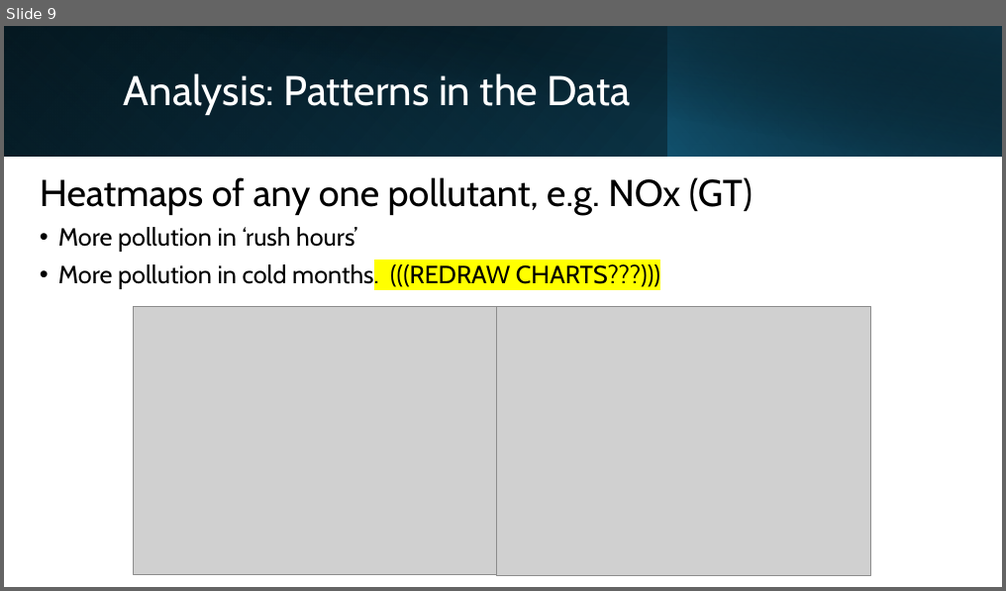
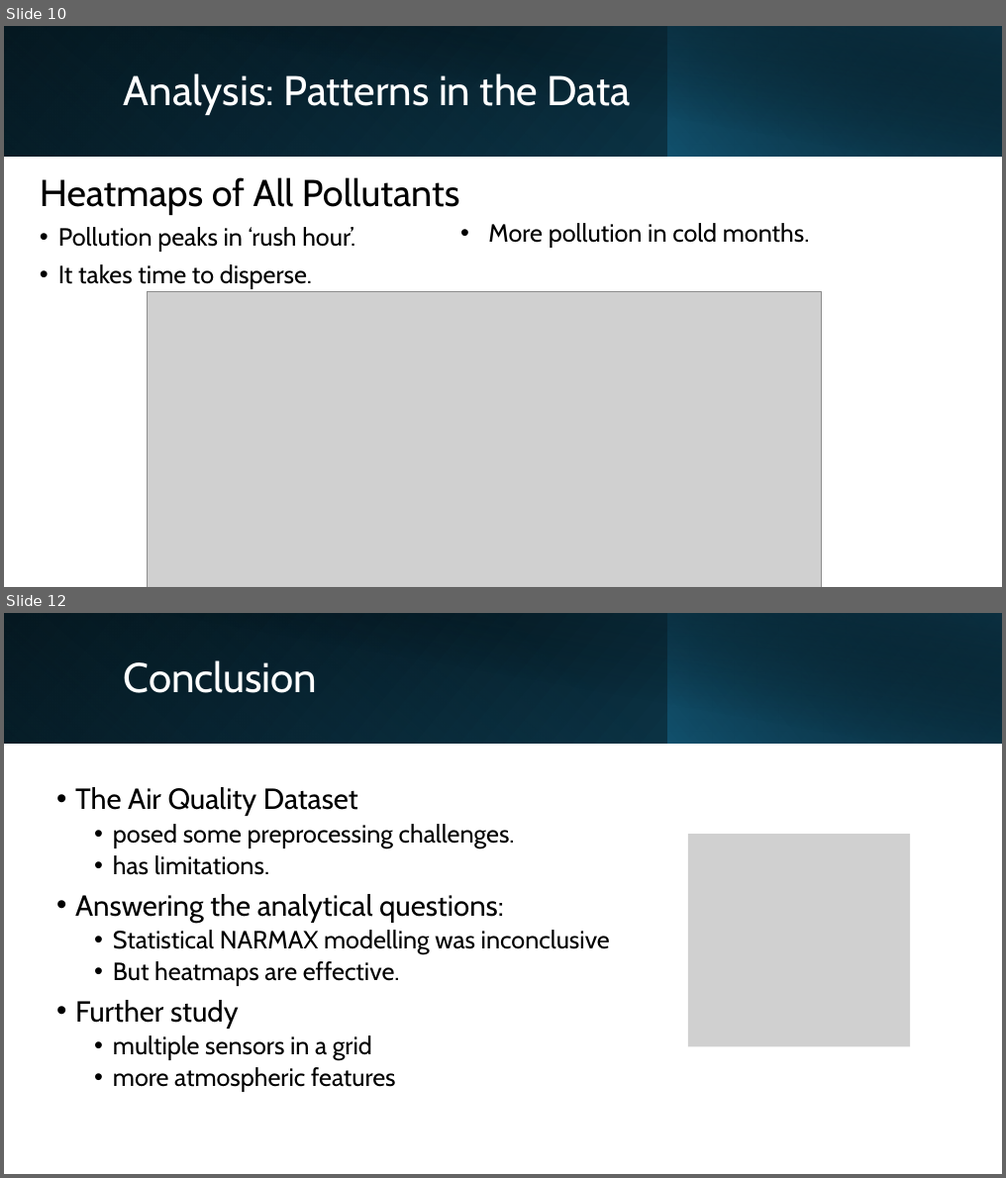
Before and after one commit to daemonchild/cardiffmet-dat5003-applied-datascience, a slide deck: DAT5003-S2_24-AirQuality-ST20285213-TomRowan_PRES1.pptx. Shown one above the other, each under a label of ours: slide 9 before the commit, slides 10 and 12 after it; the slides between them are not shown. The pictures are 1006x591 and 1006x1178 pixels, drawn with LibreOffice and Linux fonts; fonts in the diff are those of the drawing; grey boxes stand for pictures. Boxes give left, top, right and bottom in pixels: in the first picture for what was removed or moved away, otherwise in the second. Text is boxed around its words. In the diff, an @@ line names an element or a change of style, - is before the commit and + after.

```diff
--- a/DAT5003-S2_24-AirQuality-ST20285213-TomRowan_PRES1.pptx
+++ b/DAT5003-S2_24-AirQuality-ST20285213-TomRowan_PRES1.pptx
@@ slide 12 added at bbox=[4, 613, 1002, 1174], background #FFFFFF @@
@@ rectangle added at bbox=[4, 613, 1002, 744], fill gradient #000000 to #104862 @@
@@ rectangle added at bbox=[4, 613, 668, 744], fill gradient #156082 to #0B3041 @@
@@ rectangle added at bbox=[42, 613, 1002, 744], fill gradient #000000 to #0B3041 @@
@@ rectangle added at bbox=[668, 613, 1002, 744], fill gradient #156082 to #000000 @@
@@ title added at bbox=[124, 661, 317, 693], 40 pt, text #FFFFFF @@
+Conclusion
@@ text added at bbox=[75, 787, 610, 1092], 24 pt, text #000000 @@
+• The Air Quality Dataset
+  • posed some preprocessing challenges.
+  • has limitations.
+• Answering the analytical questions:
+  • Statistical NARMAX modelling was inconclusive
+  • But heatmaps are effective.
+• Further study
+  • multiple sensors in a grid
+  • more atmospheric features
@@ picture added at bbox=[688, 834, 911, 1048] @@
@@ what was slide 9 is now slide 10 @@
@@ slide 10 changed as well @@
@@ text at bbox=[40, 177, 460, 289]: text changed @@
-Heatmaps of any one pollutant, e.g. NOx (GT)
-• More pollution in ‘rush hours’
-• More pollution in cold months. (((REDRAW CHARTS???)))
+Heatmaps of All Pollutants
+• Pollution peaks in ‘rush hour’.
+• It takes time to disperse.
@@ text added at bbox=[488, 223, 810, 248], 24 pt, text #000000 @@
+• More pollution in cold months.
@@ picture added at bbox=[148, 291, 822, 587] @@
@@ picture removed at bbox=[133, 307, 496, 574] @@
@@ picture removed at bbox=[496, 307, 871, 576] @@
```
Also in this commit, not shown: 10 other slides changed, 1 other slide added, 4 other files.
